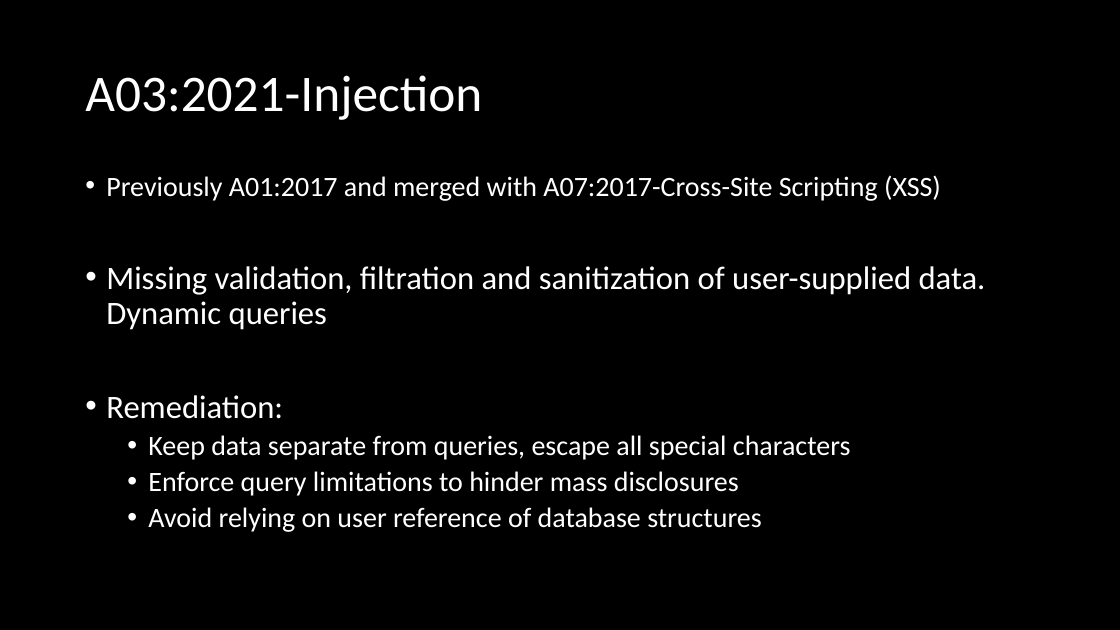
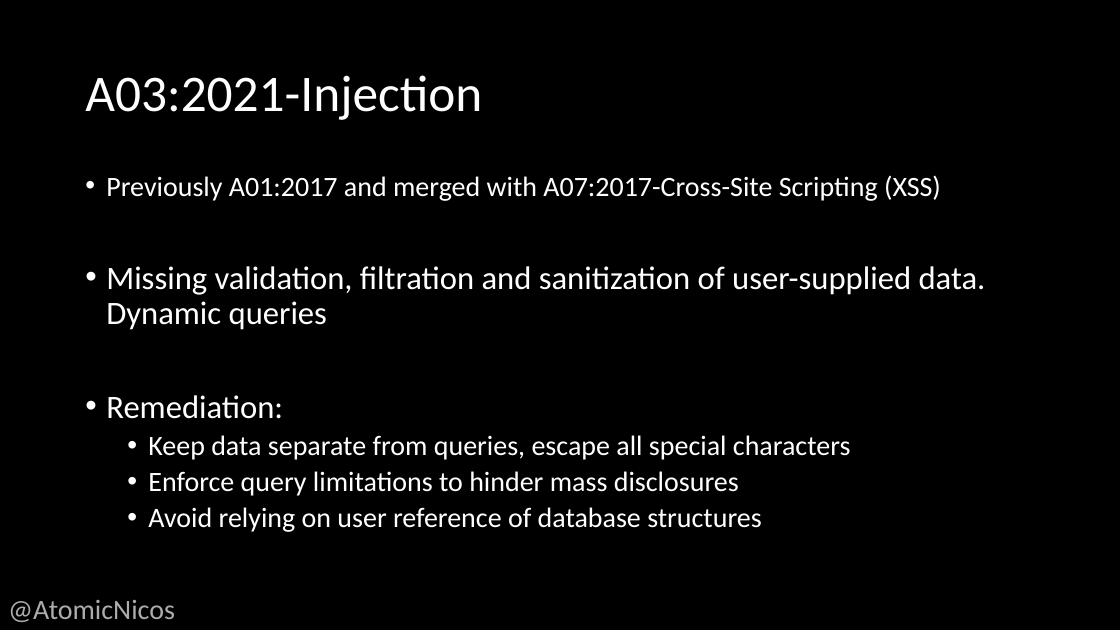
Before and after one commit to AtomicMaya/talks, a slide deck: slide 6 of nicolas-boeckh@bsides-ncl-workshop.pptx. Drawn at 1120x630 pixels with LibreOffice and Linux fonts; fonts in the diff are those of the drawing. Boxes give left, top, right and bottom in pixels: in the first picture for what was removed or moved away, otherwise in the second. Text is boxed around its words. In the diff, an @@ line names an element or a change of style, - is before the commit and + after.

```diff
--- a/nicolas-boeckh@bsides-ncl-workshop.pptx
+++ b/nicolas-boeckh@bsides-ncl-workshop.pptx
@@ text added at (8,600,175,622), 24 pt, text #AFABAB @@
+@AtomicNicos
```
Also in this commit, not shown: 13 other slides changed, 4 slides added, 8 other files.
